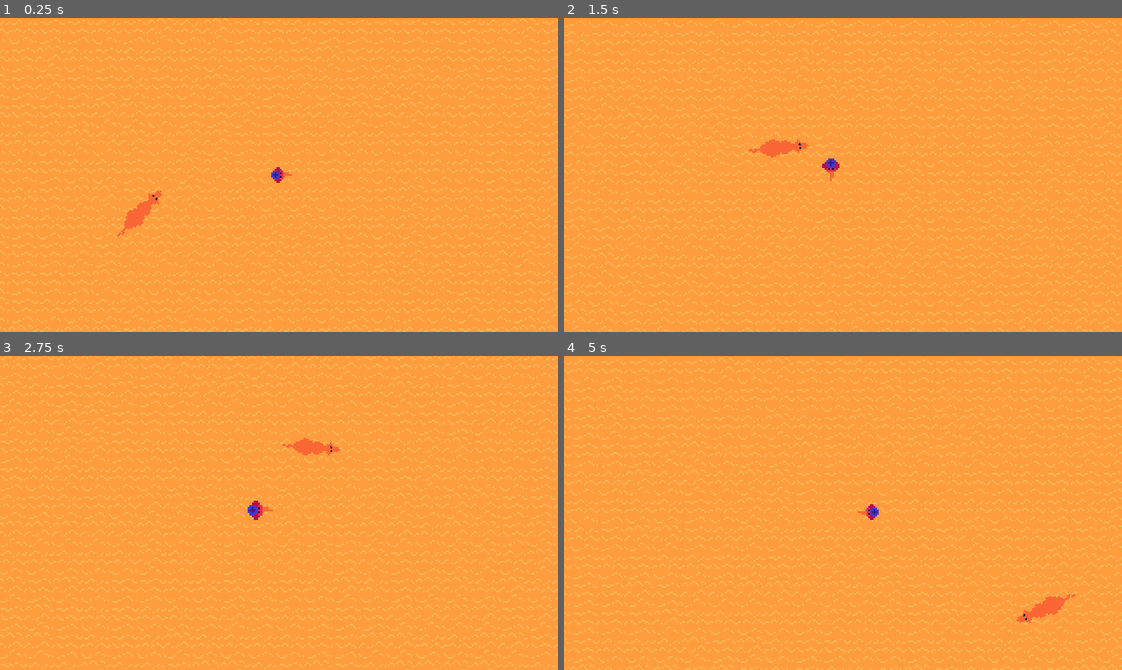
Above: before the commit, frames 1-4 (two rows, left to right).
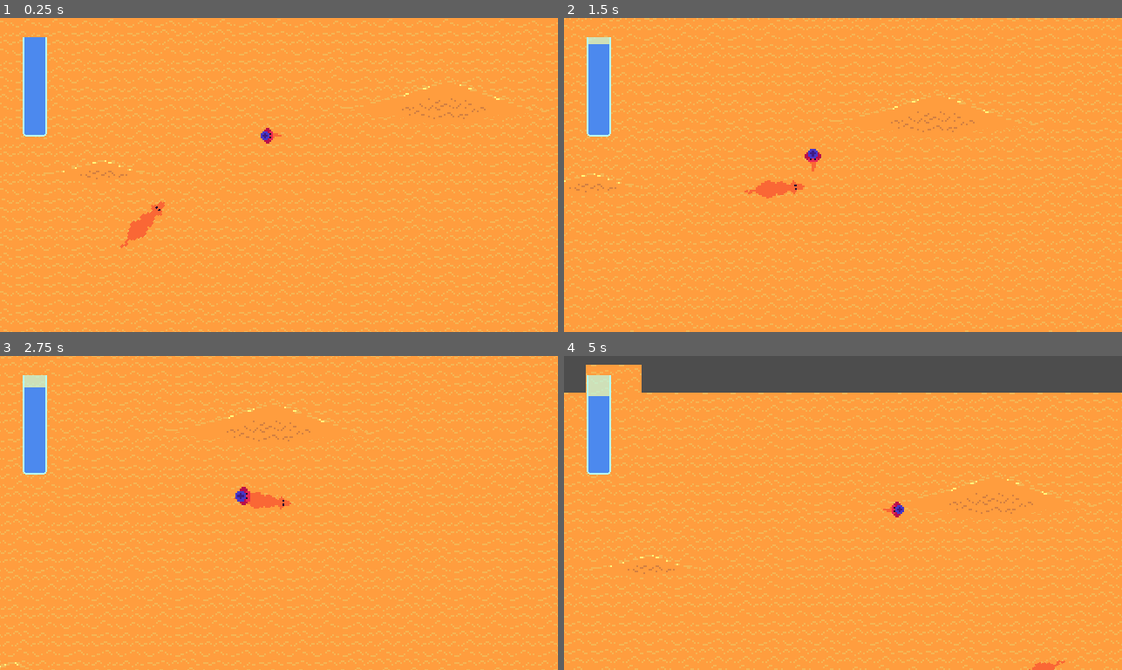
Above: after the commit, the same moments.

Repository: UHSGDC/alfred-the-dipping-bird
Game: Godot game, scene res://scenes/oasis/oasis_minigame.tscn
Same seed, same stepped clock (60 frames per second), same inputs: the game is played once before the commit and once after it. This scene is started directly instead of the project's main scene.
Inputs:
- Up to frame 1 (0.25 s): no input
- Up to frame 2 (1.5 s): tap Enter (minigame_tester_reinstance) at 0.5 s; hold D (right) 0.53-1.28 s; tap Space (interact) at 0.6, 1.35 s; hold S (down) from 1.28 s (still down)
- Up to frame 3 (2.75 s): release S (down) at 2.03 s; hold D (right) from 2.03 s (still down); hold Backspace (minigame_tester_end) from 2.03 s (still down); tap Space (interact) at 2.3 s
- Up to frame 4 (5 s): release D (right) at 2.78 s; release Backspace (minigame_tester_end) at 2.78 s; hold W (up) 2.78-3.53 s; tap Enter (minigame_tester_reinstance) at 2.85 s; tap Space (interact) at 3.05, 3.6, 4.35 s; hold A (left) from 3.53 s (still down)

The runs differ from the first frame. In frame 1, 2.3% of the frame differs, in the area x 4-90%, y 6-74%; in frame 2, 2.4%; in frame 3, 2.3%; in frame 4, 13%, in the area x 0-100%, y 0-100%.

Commit message:
Added player water

Diff:
--- a/scenes/oasis/oasis_minigame.tscn
+++ b/scenes/oasis/oasis_minigame.tscn
@@ -1,9 +1,13 @@
-[gd_scene load_steps=8 format=3 uid="uid://cnoixbqvij500"]
+[gd_scene load_steps=14 format=3 uid="uid://cnoixbqvij500"]
 
 [ext_resource type="PackedScene" uid="uid://bs4ov2c13pn4t" path="res://scenes/oasis/player.tscn" id="1_ovkda"]
 [ext_resource type="PackedScene" uid="uid://dkbec7h7tvmdb" path="res://scenes/oasis/camel_path_follow.tscn" id="2_f1j6k"]
 [ext_resource type="Texture2D" uid="uid://b7k6jj64s5o1b" path="res://assets/oasis/tilemap.png" id="3_qnxsb"]
 [ext_resource type="Script" path="res://scripts/oasis/player_camera.gd" id="4_yv0a1"]
+[ext_resource type="PackedScene" uid="uid://cwdpuj6te5i7y" path="res://scenes/oasis/small_dune.tscn" id="5_87tto"]
+[ext_resource type="Script" path="res://scripts/oasis/water_bar.gd" id="5_clx4t"]
+[ext_resource type="PackedScene" uid="uid://c0q5o0c5q53o8" path="res://scenes/oasis/medium_dune.tscn" id="7_xamte"]
+[ext_resource type="PackedScene" uid="uid://chjnxm0ljjerh" path="res://scenes/oasis/big_dune.tscn" id="8_dcxdn"]
 
 [sub_resource type="Curve2D" id="Curve2D_q8gna"]
 _data = {
@@ -21,12 +25,34 @@
 [sub_resource type="TileSet" id="TileSet_vgqjy"]
 sources/0 = SubResource("TileSetAtlasSource_wsqd6")
 
+[sub_resource type="StyleBoxFlat" id="StyleBoxFlat_6wqip"]
+bg_color = Color(0.721569, 1, 0.941176, 0.686275)
+border_width_left = 1
+border_width_top = 1
+border_width_bottom = 1
+border_color = Color(0.721569, 1, 0.941176, 1)
+corner_radius_top_left = 2
+corner_radius_bottom_left = 2
+corner_detail = 2
+anti_aliasing = false
+
+[sub_resource type="StyleBoxFlat" id="StyleBoxFlat_feo43"]
+bg_color = Color(0.298039, 0.537255, 0.933333, 1)
+border_width_left = 1
+border_width_top = 1
+border_width_bottom = 1
+border_color = Color(0.8, 0.8, 0.8, 0)
+corner_radius_top_left = 2
+corner_radius_bottom_left = 2
+anti_aliasing = false
+
 [node name="OasisMinigame" type="Node2D"]
+y_sort_enabled = true
 texture_filter = 1
 
 [node name="Player" parent="." instance=ExtResource("1_ovkda")]
 z_index = 1
-position = Vector2(108, 28)
+position = Vector2(100, -1)
 max_ground_speed = 30.0
 max_air_speed = 50.0
 
@@ -40,7 +66,7 @@
 rotation = -1.43903
 
 [node name="TileMap" type="TileMap" parent="."]
-z_index = -1
+z_index = -2
 tile_set = SubResource("TileSet_vgqjy")
 format = 2
 layer_0/tile_data = PackedInt32Array(-262150, 0, 0, -196614, 131072, 0, -131078, 65536, 0, -65542, 0, 0, -6, 131072, 0, …(9774 unchanged characters)…
@@ -50,3 +76,28 @@
 position_smoothing_speed = 10.0
 script = ExtResource("4_yv0a1")
 player = NodePath("../Player")
+max_offset = Vector2(80, 45)
+
+[node name="SmallDune" parent="." instance=ExtResource("5_87tto")]
+position = Vector2(4, 15)
+
+[node name="MediumDune" parent="." instance=ExtResource("7_xamte")]
+position = Vector2(202, -24)
+
+[node name="HUD" type="CanvasLayer" parent="."]
+
+[node name="WaterBar" type="ProgressBar" parent="HUD"]
+offset_left = 13.0
+offset_top = 68.0
+offset_right = 70.0
+offset_bottom = 82.0
+rotation = -1.5708
+theme_override_styles/background = SubResource("StyleBoxFlat_6wqip")
+theme_override_styles/fill = SubResource("StyleBoxFlat_feo43")
+show_percentage = false
+script = ExtResource("5_clx4t")
+
+[node name="BigDune" parent="." instance=ExtResource("8_dcxdn")]
+position = Vector2(61, 131)
+
+[connection signal="water_changed" from="Player" to="HUD/WaterBar" method="_on_player_water_changed"]
--- a/scenes/oasis/player.tscn
+++ b/scenes/oasis/player.tscn
@@ -154,6 +154,35 @@
 "values": [Vector2(1, 1), Vector2(1.3, 1.3), Vector2(1, 1)]
 }
 
+[sub_resource type="Animation" id="Animation_dd2hs"]
+resource_name = "ride"
+length = 0.8
+loop_mode = 1
+tracks/0/type = "value"
+tracks/0/imported = false
+tracks/0/enabled = true
+tracks/0/path = NodePath("BirdSprite:rotation")
+tracks/0/interp = 1
+tracks/0/loop_wrap = true
+tracks/0/keys = {
+"times": PackedFloat32Array(0.2, 0.6),
+"transitions": PackedFloat32Array(1, 1),
+"update": 0,
+"values": [0.0872665, -0.0872665]
+}
+tracks/1/type = "value"
+tracks/1/imported = false
+tracks/1/enabled = true
+tracks/1/path = NodePath("BirdSprite/HatSprite:position")
+tracks/1/interp = 2
+tracks/1/loop_wrap = true
+tracks/1/keys = {
+"times": PackedFloat32Array(0, 0.2, 0.4, 0.6, 0.8),
+"transitions": PackedFloat32Array(1, 1, 1, 1, 1),
+"update": 0,
+"values": [Vector2(1, 0), Vector2(0, 0), Vector2(1, 0), Vector2(0, 0), Vector2(1, 0)]
+}
+
 [sub_resource type="Animation" id="Animation_chxjd"]
 resource_name = "walk"
 length = 0.4
@@ -182,35 +211,6 @@
 "transitions": PackedFloat32Array(1, 1, 1, 1, 1),
 "update": 0,
 "values": [Vector2(0, 0), Vector2(1, 0), Vector2(0, 0), Vector2(1, 0), Vector2(0, 0)]
-}
-
-[sub_resource type="Animation" id="Animation_dd2hs"]
-resource_name = "ride"
-length = 0.8
-loop_mode = 1
-tracks/0/type = "value"
-tracks/0/imported = false
-tracks/0/enabled = true
-tracks/0/path = NodePath("BirdSprite:rotation")
-tracks/0/interp = 1
-tracks/0/loop_wrap = true
-tracks/0/keys = {
-"times": PackedFloat32Array(0.2, 0.6),
-"transitions": PackedFloat32Array(1, 1),
-"update": 0,
-"values": [0.0872665, -0.0872665]
-}
-tracks/1/type = "value"
-tracks/1/imported = false
-tracks/1/enabled = true
-tracks/1/path = NodePath("BirdSprite/HatSprite:position")
-tracks/1/interp = 2
-tracks/1/loop_wrap = true
-tracks/1/keys = {
-"times": PackedFloat32Array(0, 0.2, 0.4, 0.6, 0.8),
-"transitions": PackedFloat32Array(1, 1, 1, 1, 1),
-"update": 0,
-"values": [Vector2(1, 0), Vector2(0, 0), Vector2(1, 0), Vector2(0, 0), Vector2(1, 0)]
 }
 
 [sub_resource type="AnimationLibrary" id="AnimationLibrary_1uo27"]
@@ -222,7 +222,7 @@
 "walk": SubResource("Animation_chxjd")
 }
 
-[node name="Player" type="CharacterBody2D"]
+[node name="Player" type="CharacterBody2D" groups=["player"]]
 texture_filter = 1
 position = Vector2(41, 16)
 motion_mode = 1
--- a/scripts/oasis/player.gd
+++ b/scripts/oasis/player.gd
@@ -1,4 +1,7 @@
 extends CharacterBody2D
+
+signal player_killed
+signal water_changed(current_value: float, max_value: float)
 
 @export var max_ground_speed: float
 @export var max_air_speed: float
@@ -10,34 +13,50 @@
 @export var fall_time: float
 ## Cooldown before player can collide (not ride) again with a camel it just dismounted
 @export var same_camel_collision_cooldown: float = 0.5
+@export var max_water: float = 100.0
+## Per second how much water is consumed
+@export var water_per_second: float = 1.0
+## Per second how much additional water is consumed when Alfred walks
+@export var water_per_second_walk: float = 1.0
+## How much water is consumed when Alfred jumps. Applied once per jump
+@export var water_per_jump: float = 3.0
 
 var in_air: bool = false
 var camel: StaticBody2D : set = _set_camel
 
+@onready var current_water: float = max_water : set = _set_current_water
 @onready var bird_sprite: Sprite2D = $BirdSprite
 @onready var anim_player: AnimationPlayer = $AnimationPlayer
 @onready var camel_detector: Area2D = $CamelDetector
 
 
 func _physics_process(delta: float) -> void:
+	# Consume water
+	current_water -= water_per_second * delta
+
 	var input := Input.get_vector("left", "right", "up", "down")
 	if camel:
 		camel_move(delta)
 	else:
 		move(delta, input)
+		# Consume walk water
+		if !in_air and input != Vector2.ZERO:
+			current_water -= water_per_second_walk * delta
 	look(input)
 	animate()
 
 	# jumping/dismounting
 	if !in_air and Input.is_action_just_pressed("interact"):
+		# Consume jump water
+		current_water -= water_per_jump
 		jump()
 
 
 func look(input: Vector2) -> void:
 	if input != Vector2.ZERO:
-		rotation = input.angle()
+		global_rotation = input.angle()
 	elif camel:
-		rotation = camel.global_rotation
+		global_rotation = camel.global_rotation
 
 
 func jump() -> void:
@@ -77,7 +96,6 @@
 		acceleration *= air_acceleration_multiplier
 		max_speed = max_air_speed
 
-
 	if input.y: # Acceleration
 		velocity.y += input.y * acceleration * delta
 	elif velocity.y != 0: # Deacceleration
@@ -102,6 +120,14 @@
 	move_and_slide()
 
 
+func _set_current_water(value: float) -> void:
+	if value <= 0:
+		player_killed.emit()
+
+	current_water = value if value > 0 else 0.0
+	water_changed.emit(current_water, max_water)
+
+
 func _set_camel(value: StaticBody2D) -> void:
 	# Sets the frame to 1 if there is a value. Sets to 0 if value is null
 	# We do this so the beak color changes so it doesn't blend in to camel sprite or sand tiles depending on situation
--- /dev/null
+++ b/scripts/oasis/water_bar.gd
@@ -0,0 +1,6 @@
+extends ProgressBar
+
+
+func _on_player_water_changed(current_water: float, max_water: float) -> void:
+	max_value = max_water
+	value = current_water
